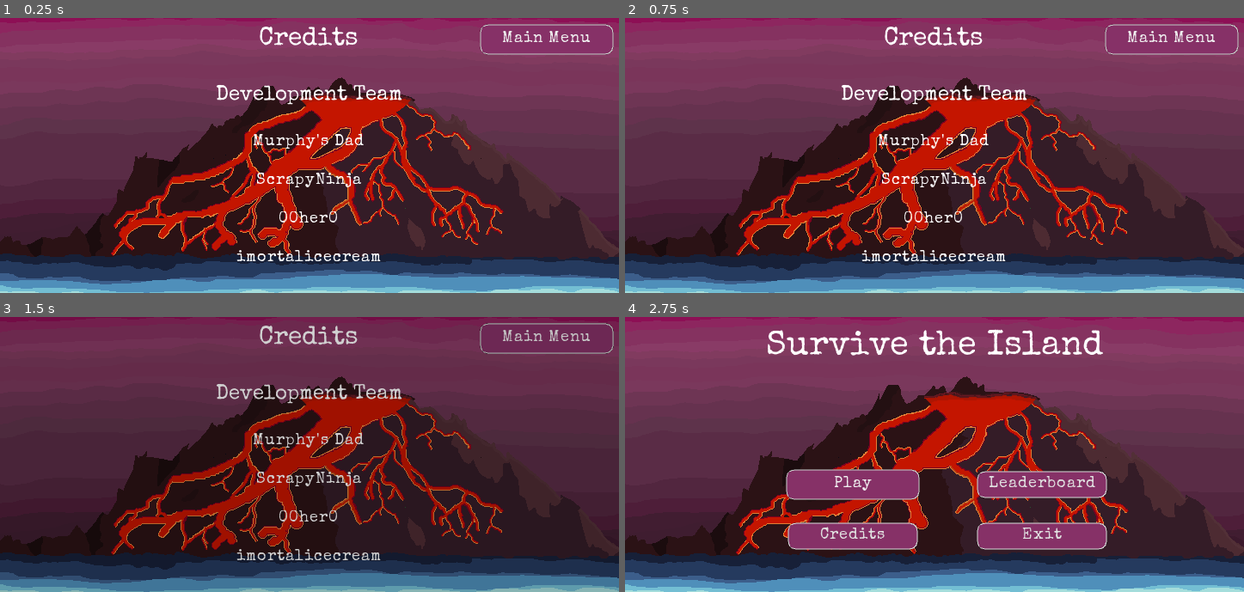
Above: before the commit, frames 1-4 (two rows, left to right).
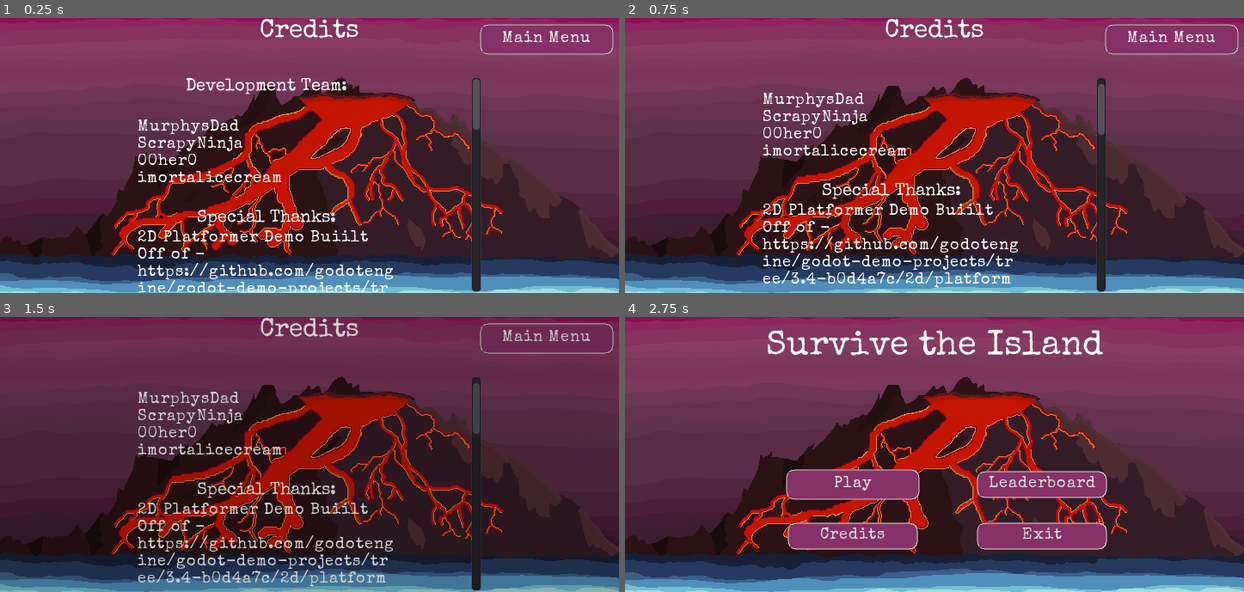
Above: after the commit, the same moments.

Repository: HaywardMorihara/SurviveTheIsland
Game: Godot game, scene res://src/UserInterface/Credits.tscn
The game is run twice, just before and just after one commit, with the same random seed, the same clock (stepped at 60 frames per second) and the same inputs. This scene is started directly instead of the project's main scene. Sound files missing from this copy of the repository are replaced by a short silence.
Inputs (mouse positions are in pixels of both pictures, inside the frame that each line leads up to):
- Up to frame 1 (0.25 s): no input
- Up to frame 2 (0.75 s): move the mouse to (1070, 141) at 0.52 s; hold D (move_right) from 0.53 s (still down); tap Mouse wheel down (cycle_block_type_down) at 0.6 s; click (1070, 141) at 0.67 s
- Up to frame 3 (1.5 s): tap W (jump) at 0.77 s; release D (move_right) at 1.25 s; click "Main Menu" at 1.25 s
- Up to frame 4 (2.75 s): drag from (810, 468) to (903, 509) at 2.02 s

The runs differ from the first frame. In frame 1, 6.8% of the frame differs, in the area x 22-78%, y 0-100%; in frame 2, 7.1%; in frame 3, 6.8%; in frame 4, nothing differs.

Commit message:
Adding Used Assets in Credits
_PLEASE_ feel free to tweak this UI....I don't know much about how to do UI in Godot and it usually sucks haha

Diff:
--- a/src/UserInterface/Credits.tscn
+++ b/src/UserInterface/Credits.tscn
@@ -17,7 +17,7 @@
 font_path = "res://assets/theme/fonts/SpecialElite-Regular.ttf"
 
 [sub_resource type="DynamicFont" id=4]
-size = 24
+size = 20
 font_data = SubResource( 3 )
 
 [node name="Credits" type="Control"]
@@ -34,13 +34,13 @@
 anchor_bottom = 1.0
 
 [node name="VBoxContainer" type="VBoxContainer" parent="CenterContainer"]
-margin_left = 251.0
-margin_top = 9.0
-margin_right = 468.0
-margin_bottom = 311.0
+margin_left = 160.0
+margin_right = 560.0
+margin_bottom = 319.0
+rect_min_size = Vector2( 400, 0 )
 
 [node name="Credits" type="Label" parent="CenterContainer/VBoxContainer"]
-margin_right = 217.0
+margin_right = 400.0
 margin_bottom = 31.0
 theme = ExtResource( 4 )
 custom_fonts/font = SubResource( 2 )
@@ -50,72 +50,79 @@
 
 [node name="Margin" type="MarginContainer" parent="CenterContainer/VBoxContainer"]
 margin_top = 35.0
-margin_right = 217.0
+margin_right = 400.0
 margin_bottom = 65.0
 custom_constants/margin_bottom = 30
 
-[node name="Development Team" type="Label" parent="CenterContainer/VBoxContainer"]
+[node name="ScrollContainer" type="ScrollContainer" parent="CenterContainer/VBoxContainer"]
 margin_top = 69.0
-margin_right = 217.0
-margin_bottom = 122.0
+margin_right = 400.0
+margin_bottom = 319.0
+rect_min_size = Vector2( 400, 250 )
+
+[node name="VBoxContainer" type="VBoxContainer" parent="CenterContainer/VBoxContainer/ScrollContainer"]
+margin_right = 300.0
+margin_bottom = 1178.0
+
+[node name="DevelopmentTeamTitle" type="Label" parent="CenterContainer/VBoxContainer/ScrollContainer/VBoxContainer"]
+margin_right = 300.0
+margin_bottom = 45.0
 size_flags_horizontal = 5
 theme = ExtResource( 4 )
 custom_fonts/font = SubResource( 4 )
-text = "Development Team
+text = "Development Team:
 "
 align = 1
 valign = 1
 
-[node name="Murphy\'s Dad" type="Label" parent="CenterContainer/VBoxContainer"]
-margin_top = 126.0
-margin_right = 217.0
-margin_bottom = 167.0
+[node name="DevelopmentTeam" type="RichTextLabel" parent="CenterContainer/VBoxContainer/ScrollContainer/VBoxContainer"]
+margin_top = 49.0
+margin_right = 300.0
+margin_bottom = 149.0
+rect_min_size = Vector2( 0, 100 )
+theme = ExtResource( 4 )
+text = "MurphysDad
+ScrapyNinja
+00her0
+imortalicecream"
+
+[node name="SpecialThanksTitle" type="Label" parent="CenterContainer/VBoxContainer/ScrollContainer/VBoxContainer"]
+margin_top = 153.0
+margin_right = 300.0
+margin_bottom = 174.0
 size_flags_horizontal = 5
 theme = ExtResource( 4 )
-text = "Murphy's Dad
-"
+custom_fonts/font = SubResource( 4 )
+text = "Special Thanks:"
 align = 1
 valign = 1
 
-[node name="ScrapyNinja" type="Label" parent="CenterContainer/VBoxContainer"]
-margin_top = 171.0
-margin_right = 217.0
-margin_bottom = 212.0
-size_flags_horizontal = 5
+[node name="SpecialThanks" type="RichTextLabel" parent="CenterContainer/VBoxContainer/ScrollContainer/VBoxContainer"]
+margin_top = 178.0
+margin_right = 300.0
+margin_bottom = 1178.0
+rect_min_size = Vector2( 300, 1000 )
 theme = ExtResource( 4 )
-text = "ScrapyNinja
-"
-align = 1
-valign = 1
+text = "2D Platformer Demo Buiilt Off of - https://github.com/godotengine/godot-demo-projects/tree/3.4-b0d4a7c/2d/platformer
 
-[node name="00Her0" type="Label" parent="CenterContainer/VBoxContainer"]
-margin_top = 216.0
-margin_right = 217.0
-margin_bottom = 257.0
-size_flags_horizontal = 5
-theme = ExtResource( 4 )
-text = "00her0
-"
-align = 1
-valign = 1
+Leaderboard APIs - https://silentwolf.com/
 
-[node name="imortalicecream" type="Label" parent="CenterContainer/VBoxContainer"]
-margin_top = 261.0
-margin_right = 217.0
-margin_bottom = 302.0
-size_flags_horizontal = 5
-theme = ExtResource( 4 )
-text = "imortalicecream
-"
-align = 1
-valign = 1
+Virtual Joystick - https://github.com/MarcoFazioRandom/Virtual-Joystick-Godot
+
+Key Icons - https://gerald-burke.itch.io/geralds-keys
+
+Music - https://opengameart.org/content/helldrake
+
+Alarm SFX - https://opengameart.org/content/short-alarm
+
+Rumbling SFX - https://opengameart.org/content/rumble-fx"
 
 [node name="ColorRect" type="ColorRect" parent="CenterContainer"]
 show_behind_parent = true
-margin_left = 251.0
-margin_top = 9.0
-margin_right = 468.0
-margin_bottom = 311.0
+margin_left = 360.0
+margin_top = 160.0
+margin_right = 360.0
+margin_bottom = 160.0
 color = Color( 0.52549, 0.192157, 0.403922, 0.776471 )
 
 [node name="MainMenu" type="Button" parent="."]
